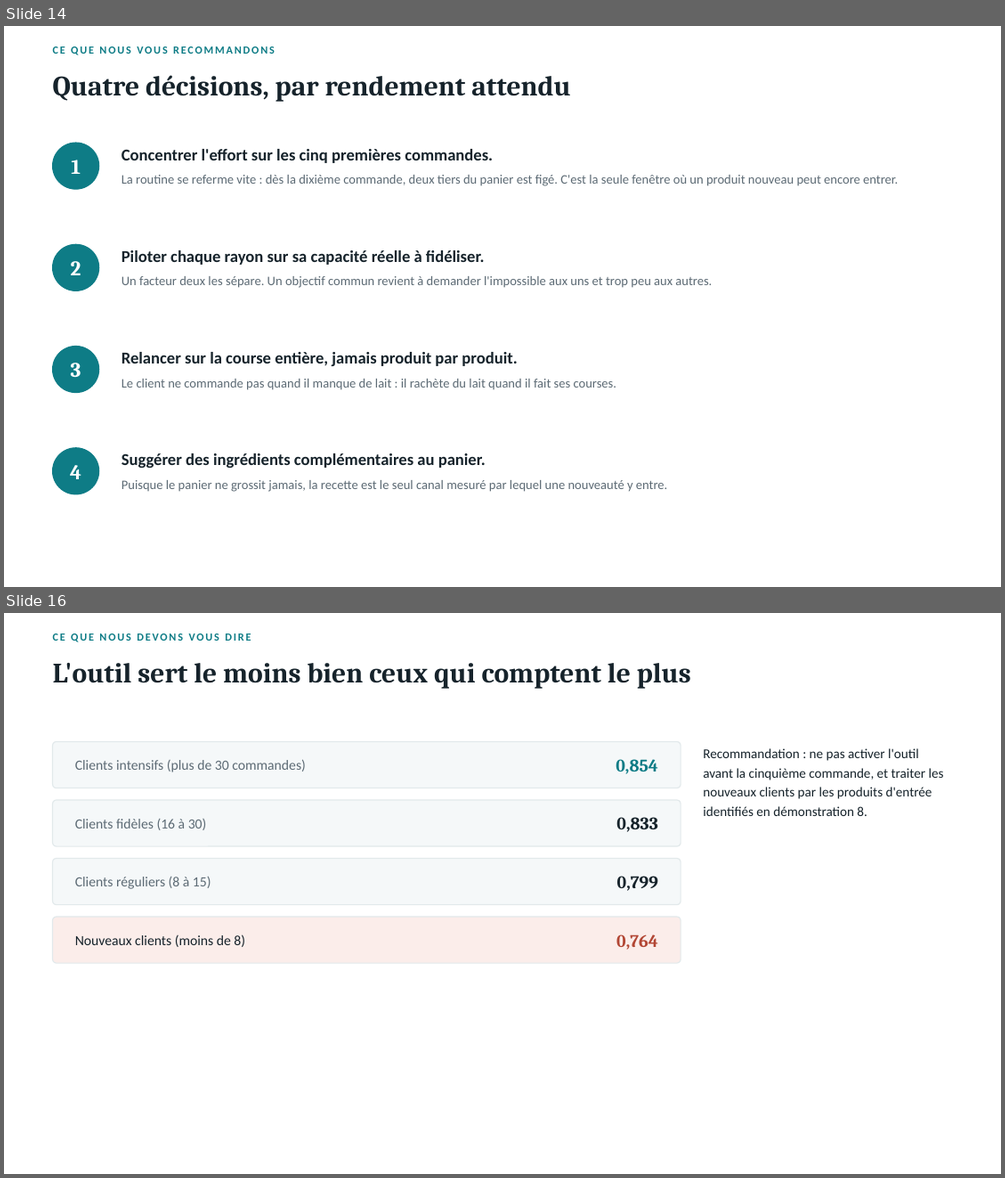
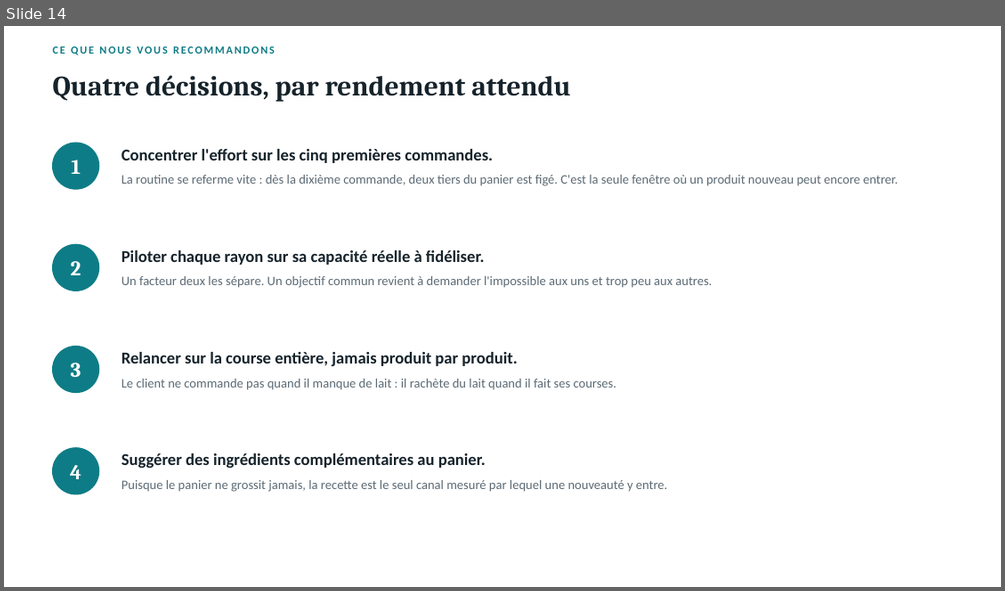
Before and after one commit to Nyomix-V/joja-data-analysis, a slide deck: 02_projet/soutenance.pptx. Shown one above the other, each under a label of ours: slides 14 and 16 before the commit, slide 14 after it; the slides between them are not shown. The pictures are 1005x1178 and 1005x591 pixels, drawn with LibreOffice and Linux fonts; fonts in the diff are those of the drawing. Boxes give left, top, right and bottom in pixels: in the first picture for what was removed or moved away, otherwise in the second. Text is boxed around its words. In the diff, an @@ line names an element or a change of style, - is before the commit and + after.

```diff
--- a/02_projet/soutenance.pptx
+++ b/02_projet/soutenance.pptx
@@ slide 16 removed at (4, 613, 1001, 1174), background #FFFFFF @@
@@ text removed at (53, 633, 251, 642) @@
-CE QUE NOUS DEVONS VOUS DIRE
@@ text removed at (53, 663, 691, 689) @@
-L'outil sert le moins bien ceux qui comptent le plus
@@ rounded rectangle removed at (53, 742, 680, 788) @@
@@ text removed at (75, 760, 306, 772) @@
-Clients intensifs (plus de 30 commandes)
@@ text removed at (615, 759, 658, 774) @@
-0,854
@@ text removed at (703, 748, 944, 816) @@
-Recommandation : ne pas activer l'outil avant la cinquième commande, et traiter les nouveaux clients par les produits d'entrée identifiés en démonstration 8.
@@ rounded rectangle removed at (53, 800, 680, 846) @@
@@ text removed at (75, 819, 207, 830) @@
-Clients fidèles (16 à 30)
@@ text removed at (616, 817, 657, 832) @@
-0,833
@@ rounded rectangle removed at (53, 859, 680, 905) @@
@@ text removed at (75, 876, 211, 889) @@
-Clients réguliers (8 à 15)
@@ text removed at (617, 876, 658, 891) @@
-0,799
@@ rounded rectangle removed at (53, 916, 680, 963) @@
@@ text removed at (75, 934, 245, 947) @@
-Nouveaux clients (moins de 8)
@@ text removed at (616, 934, 658, 949) @@
-0,764
```
Also in this commit, not shown: 2 other slides removed.
